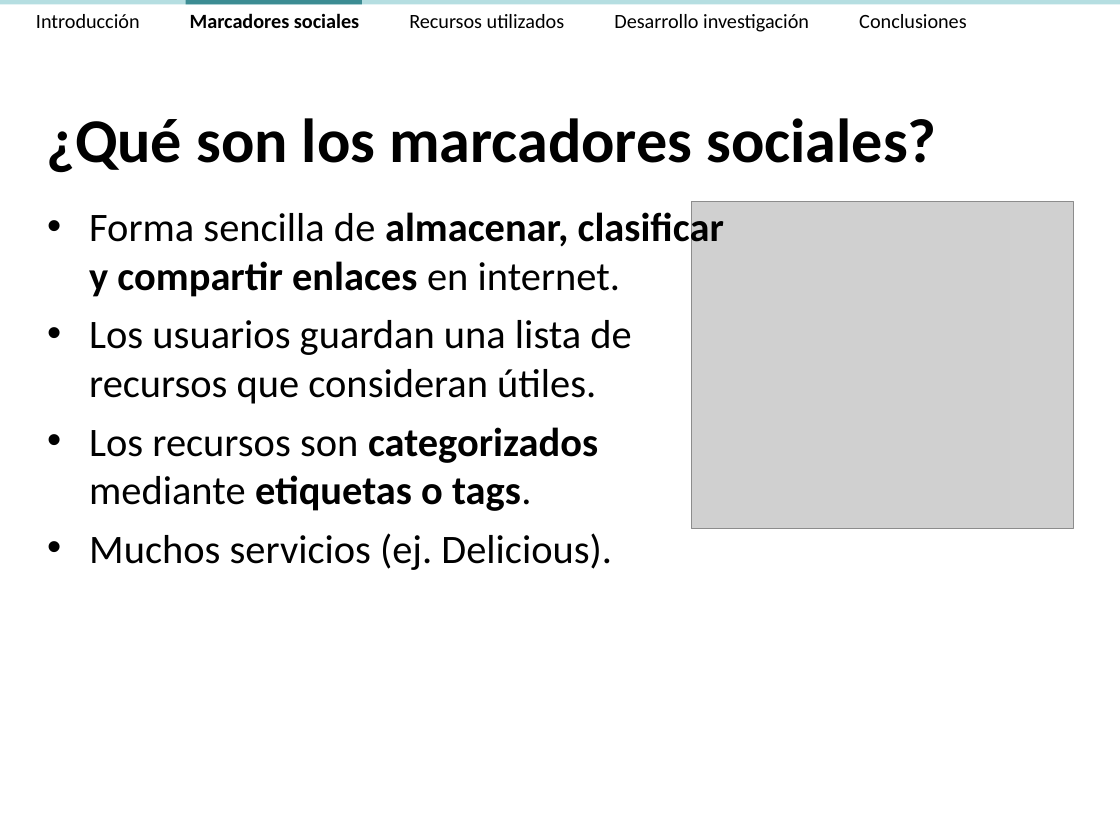
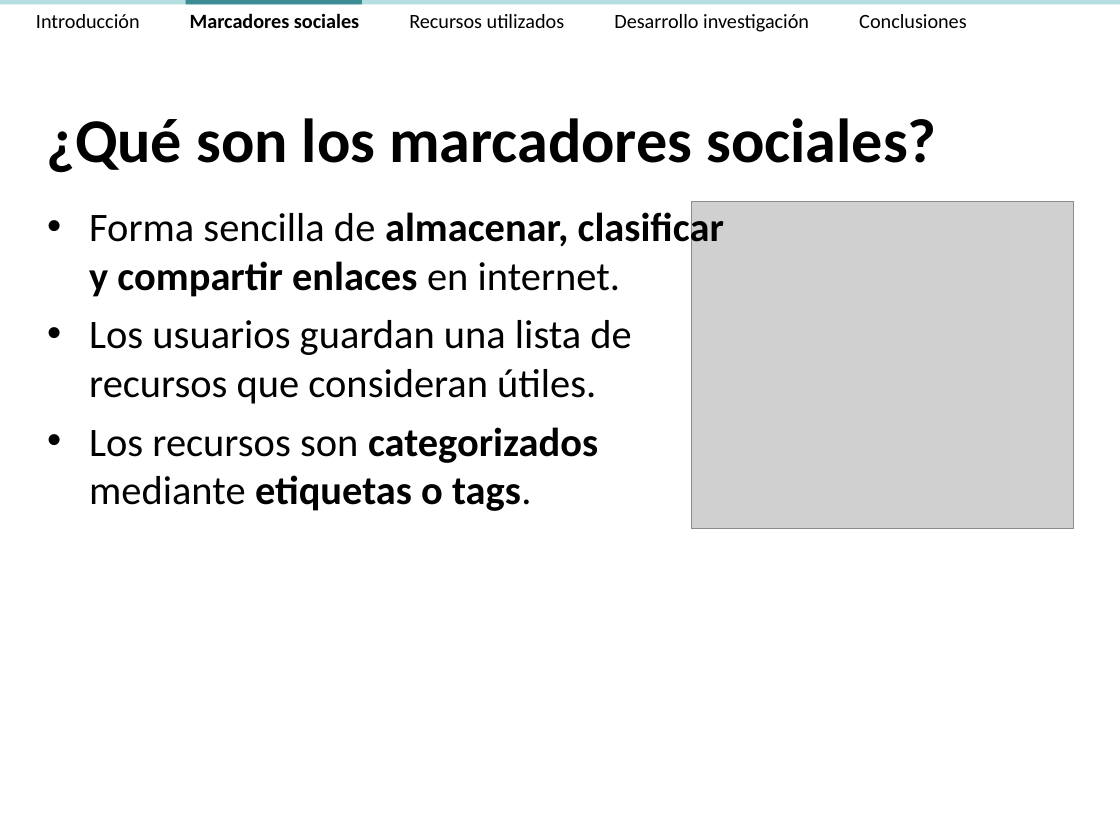
Before and after one commit to ak907kenai/nicotournetesis, a slide deck: slide 14 of docs_trunk/Presentación/Nicolás Tourné - Presentación Tesis (v2.4).ppt. Drawn at 1120x840 pixels with LibreOffice and Linux fonts; fonts in the diff are those of the drawing; grey boxes stand for pictures. Boxes give left, top, right and bottom in pixels: in the first picture for what was removed or moved away, otherwise in the second. Text is boxed around its words. In the diff, an @@ line names an element or a change of style, - is before the commit and + after.

```diff
--- a/docs_trunk/Presentación/Nicolás Tourné - Presentación Tesis (v2.4).ppt
+++ b/docs_trunk/Presentación/Nicolás Tourné - Presentación Tesis (v2.4).ppt
@@ text at [89,533,612,570]: paragraph removed @@
-• Muchos servicios (ej. Delicious).
```
Also in this commit, not shown: 13 other slides changed, 1 other file.
